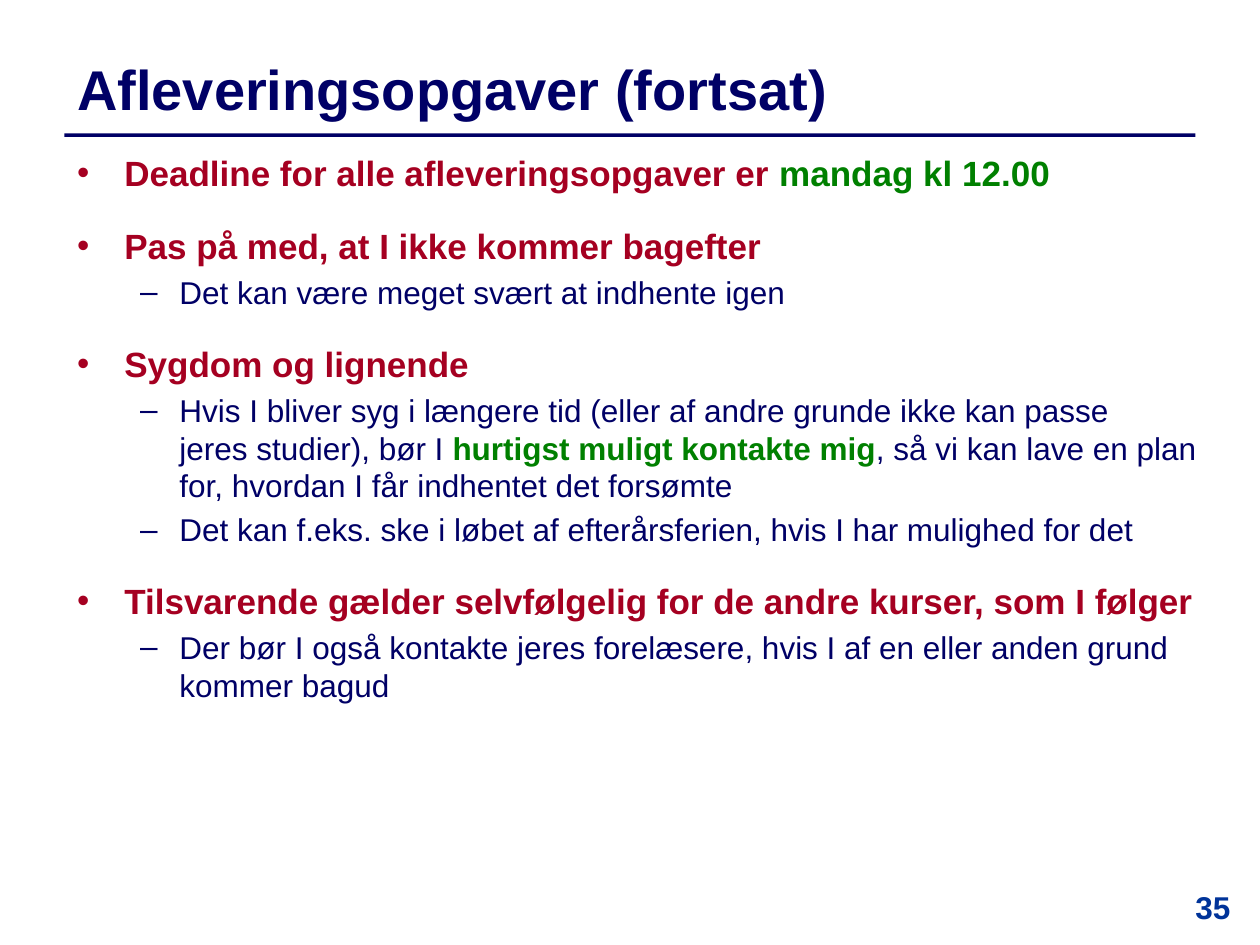
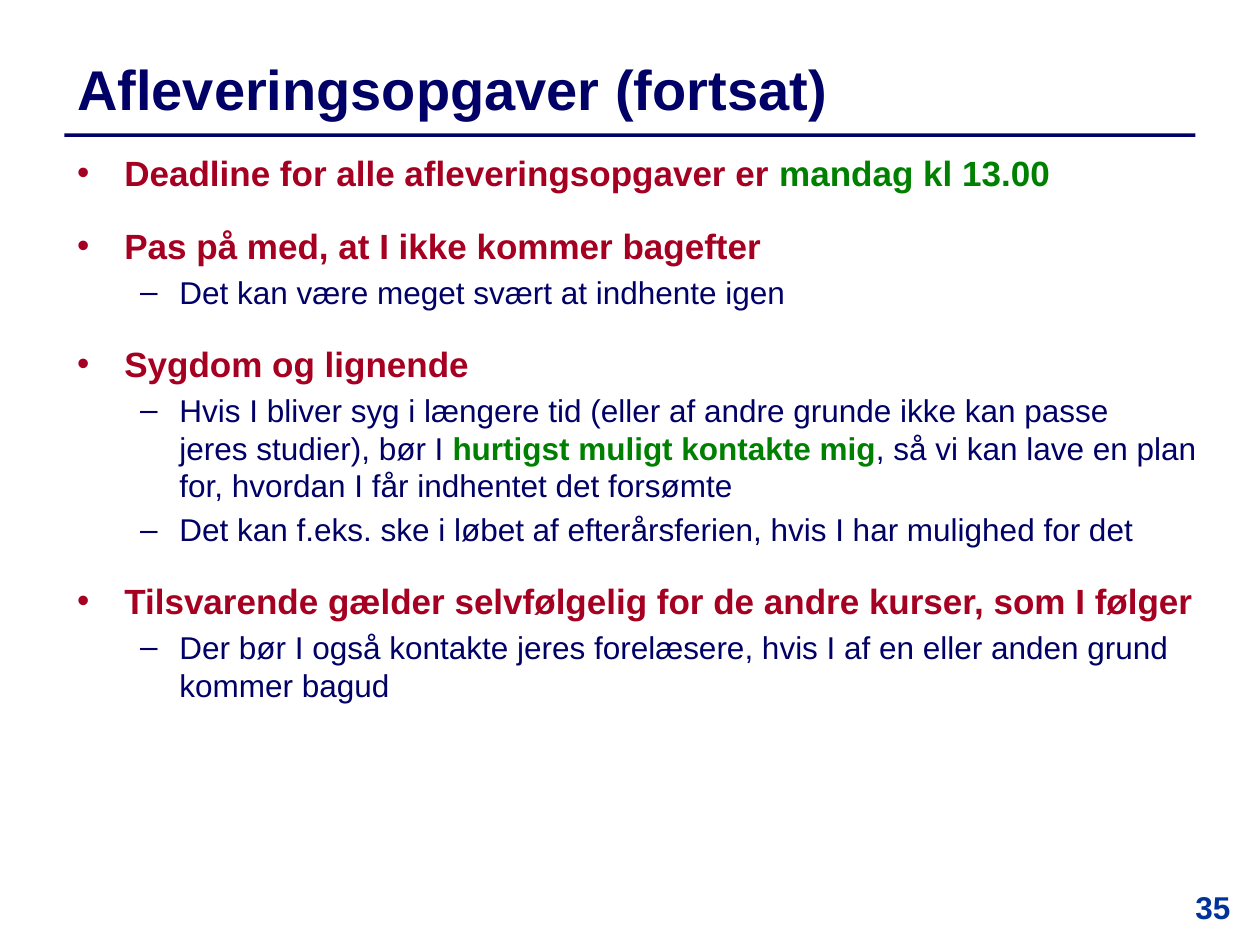
Before and after one commit to IntProgAU/Materiale, a slide deck: slide 35 of web/e23/uge_1a/Slides-Uge1-Mandag.pptx. Drawn at 1260x945 pixels with LibreOffice and Linux fonts; fonts in the diff are those of the drawing. Boxes give left, top, right and bottom in pixels: in the first picture for what was removed or moved away, otherwise in the second. Text is boxed around its words. In the diff, an @@ line names an element or a change of style, - is before the commit and + after.

```diff
--- a/web/e23/uge_1a/Slides-Uge1-Mandag.pptx
+++ b/web/e23/uge_1a/Slides-Uge1-Mandag.pptx
@@ text at box(124, 160, 1050, 193): text changed @@
-  • Deadline for alle afleveringsopgaver er mandag kl 12.00
+  • Deadline for alle afleveringsopgaver er mandag kl 13.00
```
Also in this commit, not shown: 9 other slides changed, 1 other file.
